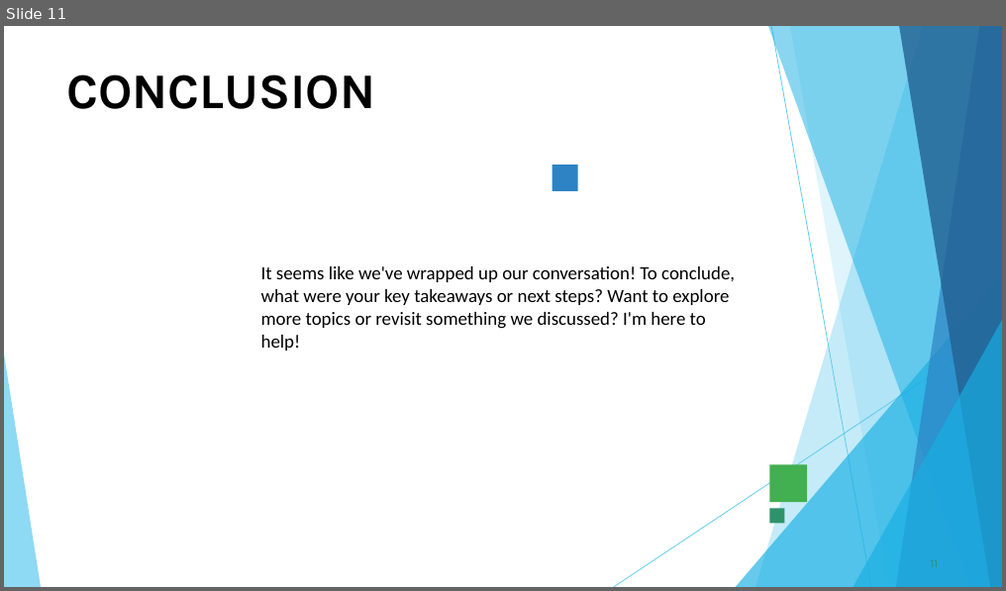
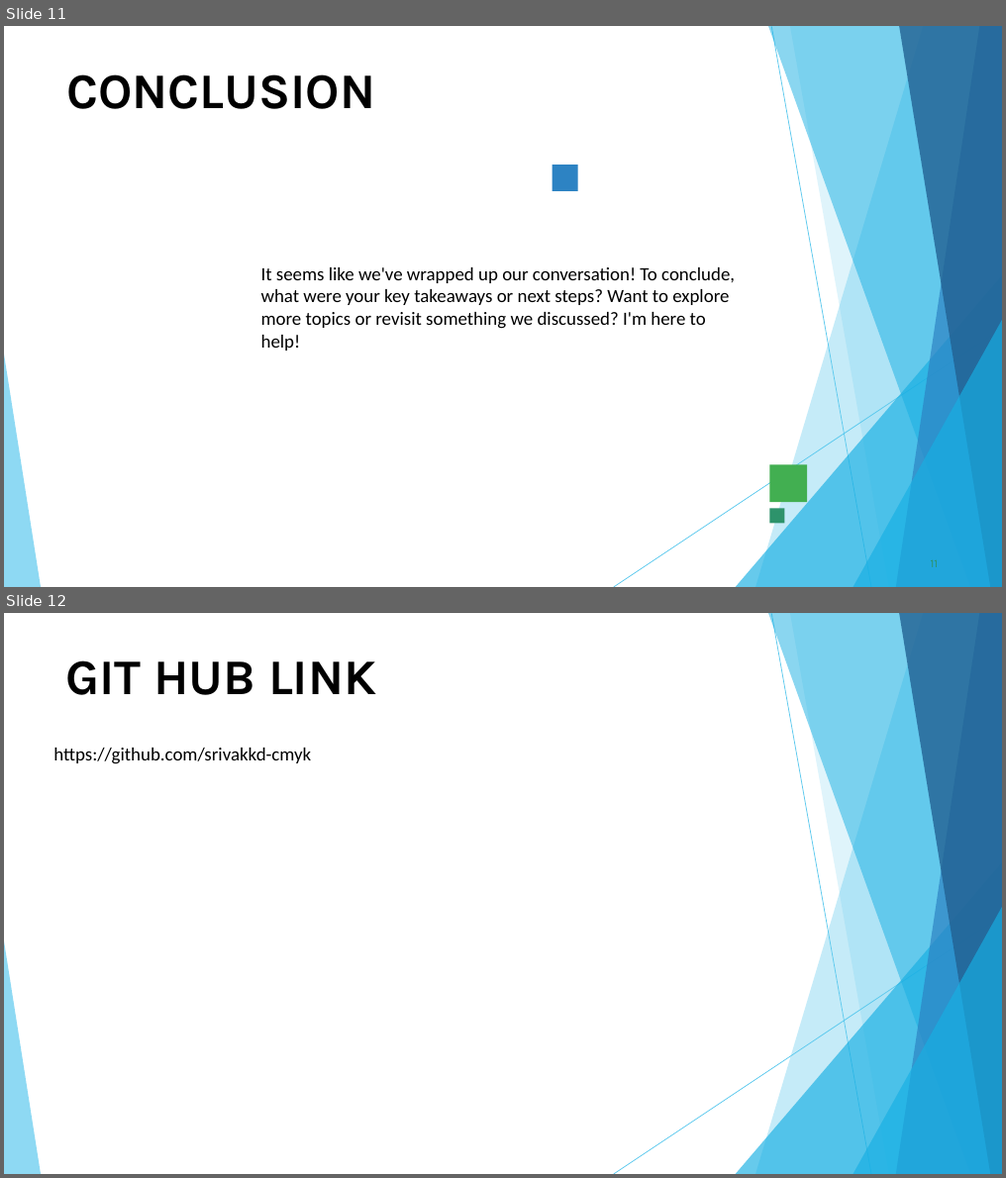
Before and after one commit to srivakkd-cmyk/SRIVAK-TNSDC-FWD-DP, a slide deck: PPT FWD TNSDC 2025.pptx. Shown one above the other, each under a label of ours: slide 11 before the commit, slides 11 and 12 after it. The pictures are 1006x591 and 1006x1178 pixels, drawn with LibreOffice and Linux fonts; fonts in the diff are those of the drawing; background and template pictures are left out. Boxes give left, top, right and bottom in pixels: in the first picture for what was removed or moved away, otherwise in the second. Text is boxed around its words. In the diff, an @@ line names an element or a change of style, - is before the commit and + after.

```diff
--- a/PPT FWD TNSDC 2025.pptx
+++ b/PPT FWD TNSDC 2025.pptx
@@ slide 12 added at bbox=[4, 613, 1002, 1174], background #FFFFFF; not listed: 10 template elements that a slide beside it also shows @@
@@ title added at bbox=[65, 661, 376, 695], 48 pt, text #000000, bold @@
+GIT HUB LINK
@@ text added at bbox=[54, 748, 311, 764], 18 pt, text #000000 @@
+https://github.com/srivakkd-cmyk
```
Also in this commit, not shown: 9 slides changed.
